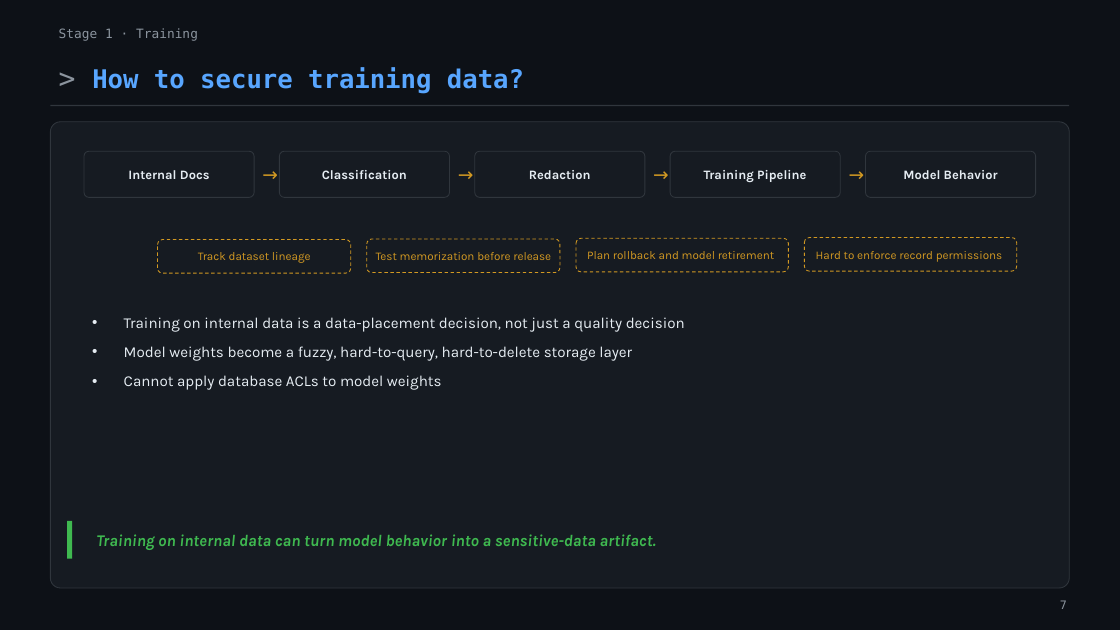
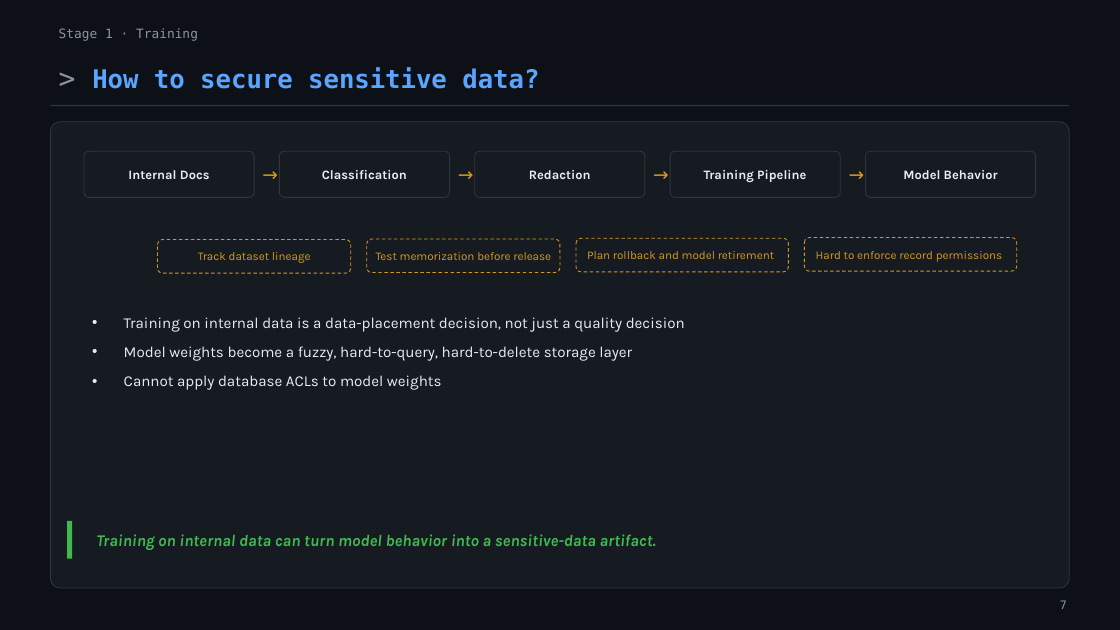
Before and after one commit to ivanvagunin/techtalks, a slide deck: slide 11 of ECS2026/chatbot-tm.pptx (slide 9 before the commit). Drawn at 1120x630 pixels with LibreOffice and Linux fonts; fonts in the diff are those of the drawing. Boxes give left, top, right and bottom in pixels: in the first picture for what was removed or moved away, otherwise in the second. Text is boxed around its words. In the diff, an @@ line names an element or a change of style, - is before the commit and + after.

```diff
--- a/ECS2026/chatbot-tm.pptx
+++ b/ECS2026/chatbot-tm.pptx
@@ text at (92, 68, 539, 89): text changed @@
-> How to secure training data?
+> How to secure sensitive data?
```
Also in this commit, not shown: 10 other slides changed, 1 other file.
